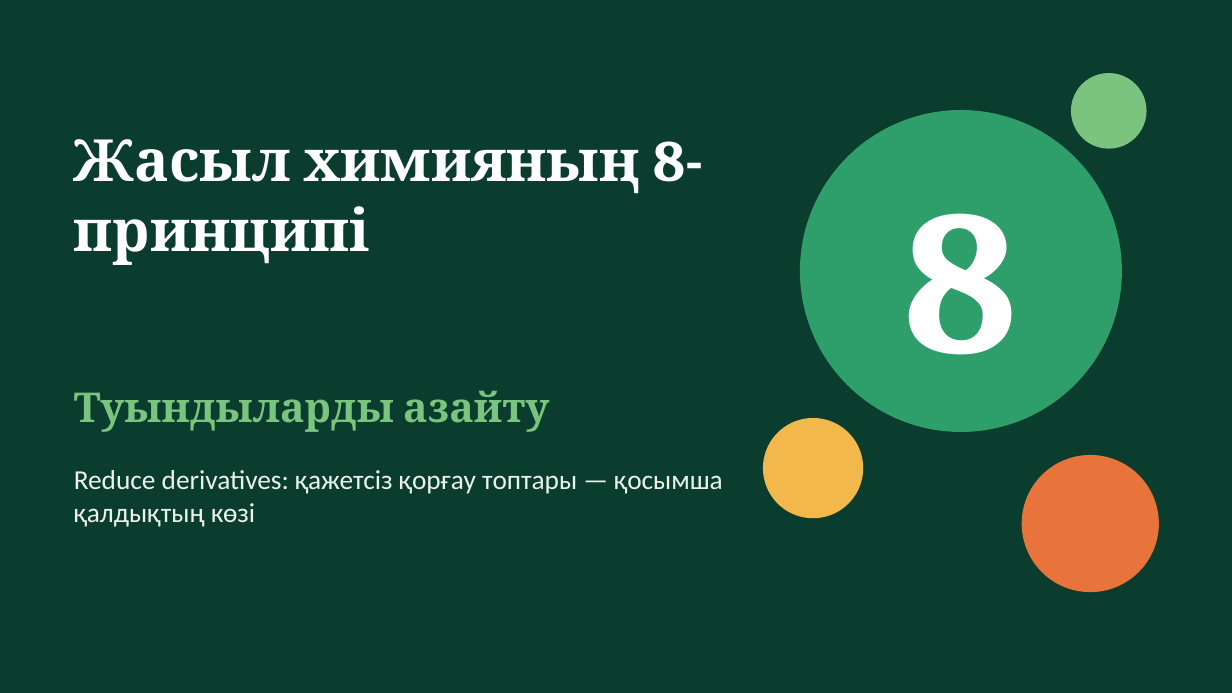
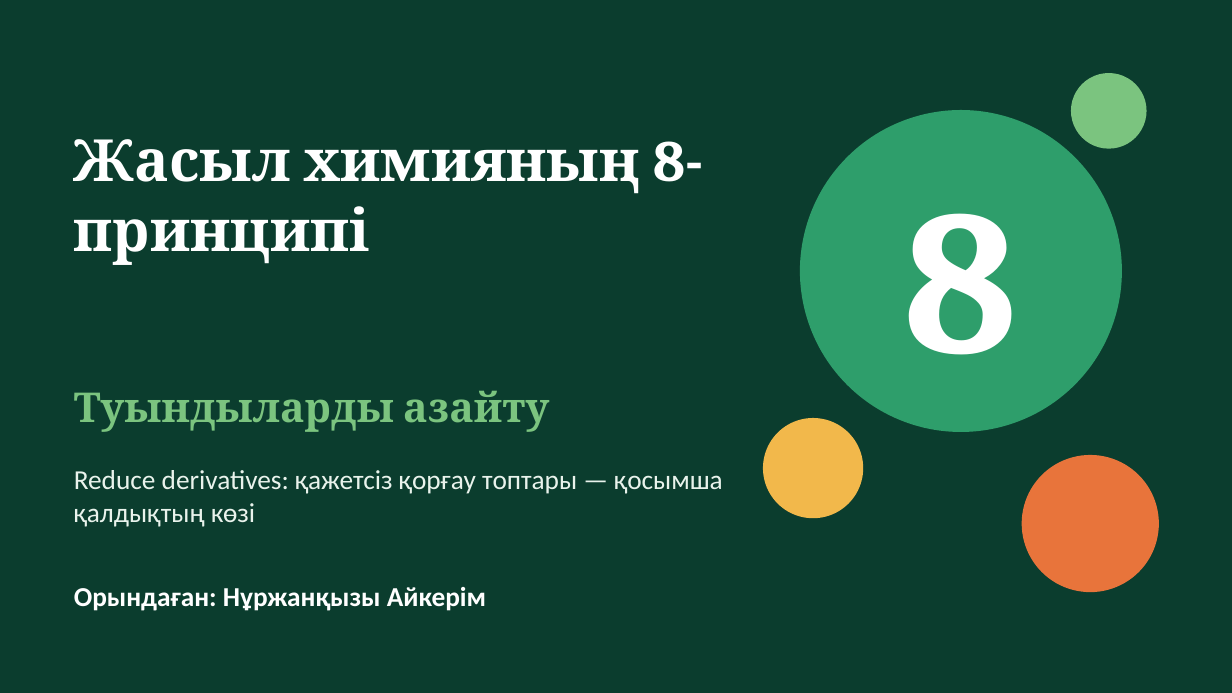
Before and after one commit to Kuansay-coder/taste-skill, a slide deck: slide 1 of presentations/green-chemistry-principle-8.pptx. Drawn at 1232x693 pixels with LibreOffice and Linux fonts; fonts in the diff are those of the drawing. Boxes give left, top, right and bottom in pixels: in the first picture for what was removed or moved away, otherwise in the second. Text is boxed around its words. In the diff, an @@ line names an element or a change of style, - is before the commit and + after.

```diff
--- a/presentations/green-chemistry-principle-8.pptx
+++ b/presentations/green-chemistry-principle-8.pptx
@@ text added at bbox=[74, 587, 486, 611], 16 pt, text #FFFFFF, bold @@
+Орындаған: Нұржанқызы Айкерім
```
Also in this commit, not shown: 1 other file.
